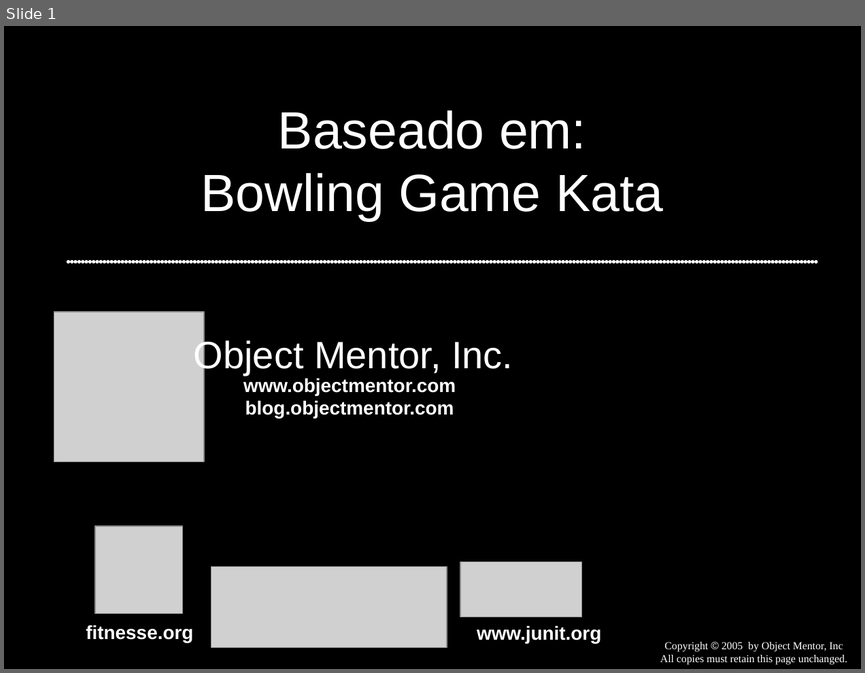
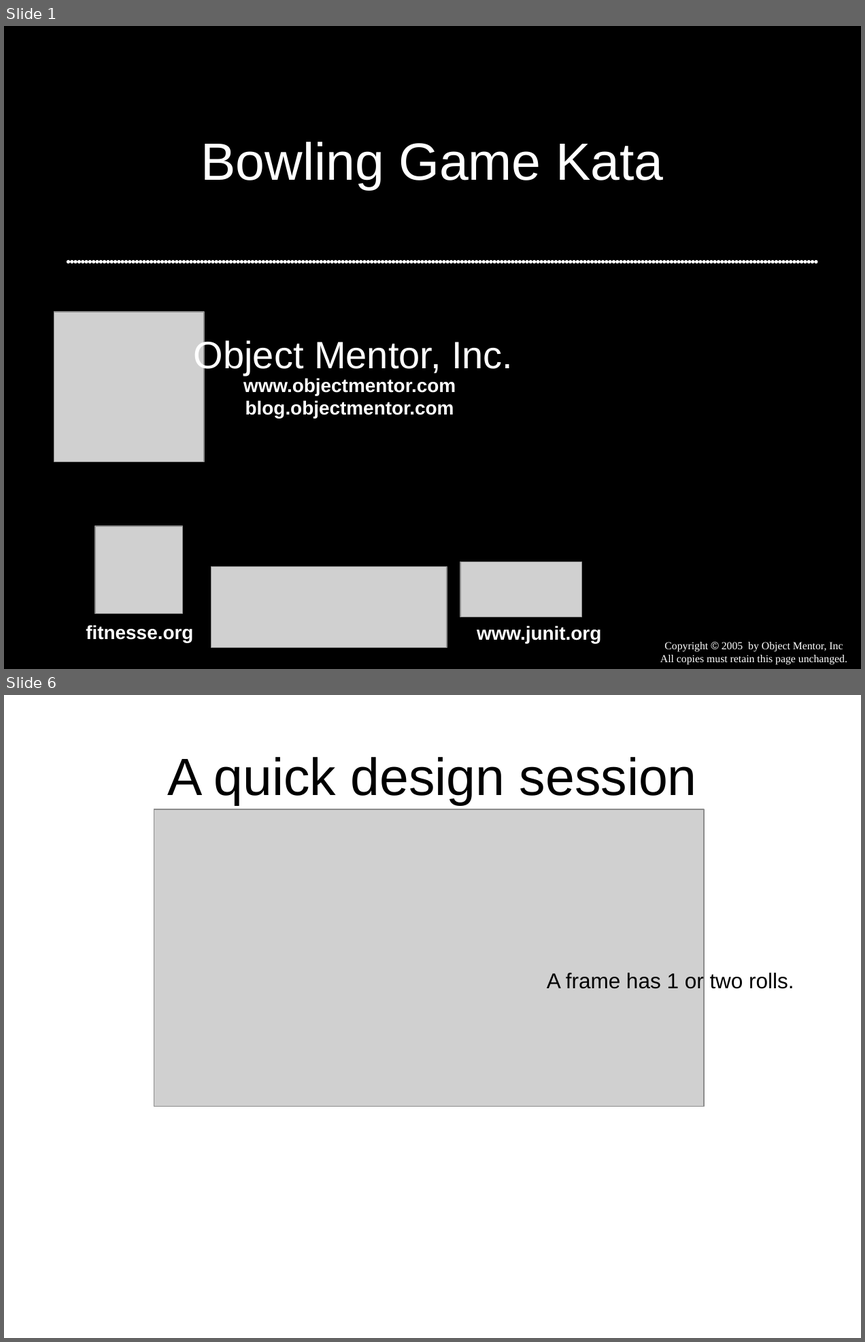
Before and after one commit to dojovale/Coding-Dojo---Bowling-Kata---06-01-2011, a slide deck: presentation/Bowling Game Kata.ppt. Shown one above the other, each under a label of ours: slide 1 before the commit, slides 1 and 6 after it; the slides between them are not shown. The pictures are 865x673 and 865x1342 pixels, drawn with LibreOffice and Linux fonts; fonts in the diff are those of the drawing; grey boxes stand for pictures. Boxes give left, top, right and bottom in pixels: in the first picture for what was removed or moved away, otherwise in the second. Text is boxed around its words. In the diff, an @@ line names an element or a change of style, - is before the commit and + after.

Commit message:
inclusao de apresentacao de bowling game original

```diff
--- a/presentation/Bowling Game Kata.ppt
+++ b/presentation/Bowling Game Kata.ppt
@@ slide 6 added at [4, 695, 861, 1338], background #FFFFFF @@
@@ title added at [167, 757, 697, 805], 44 pt, text #000000 @@
+A quick design session
@@ picture added at [154, 809, 704, 1106] @@
@@ text added at [547, 971, 793, 992], 18 pt, text #000000 @@
+A frame has 1 or two rolls.
@@ slide 1 changed as well @@
@@ title at [201, 142, 663, 190]: text changed @@
-Baseado em:
-Bowling Game Kata
+Bowling Game Kata
```
Also in this commit, not shown: 51 other slides added, 7 slides removed.
